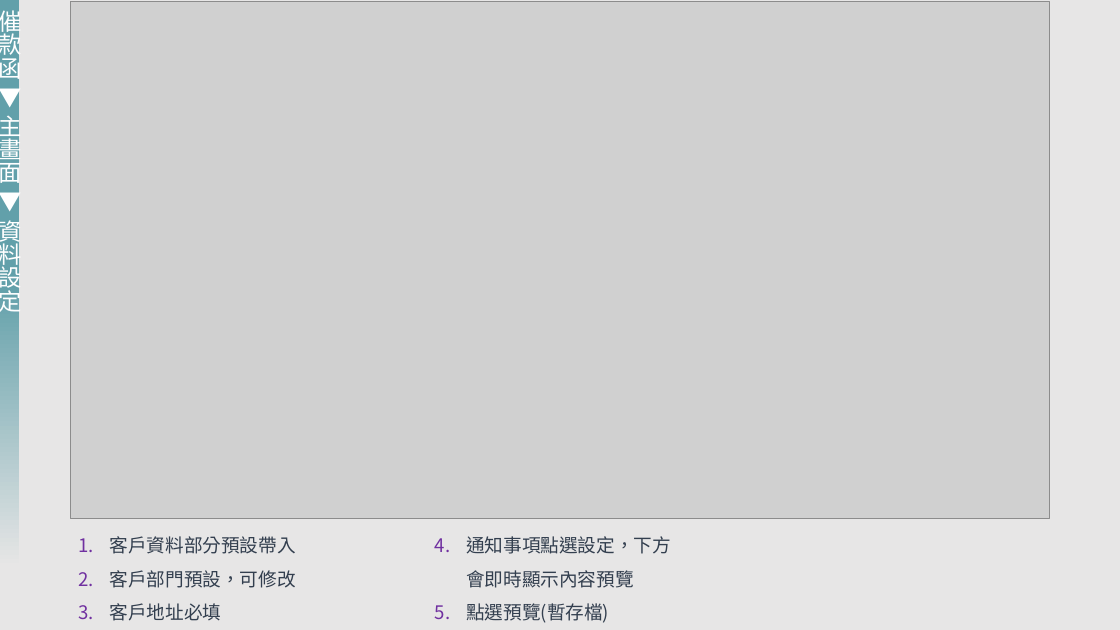
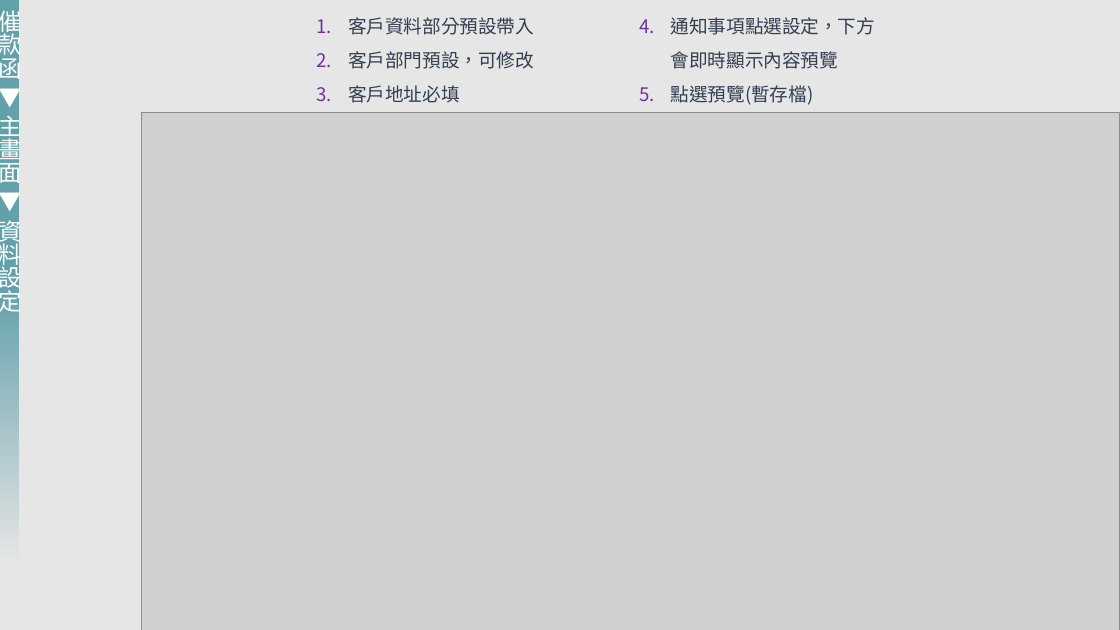
Before and after one commit to dpi627/SGS.LEGAL.DLS, a slide deck: slide 13 of Doc/系統文件/SD/UserManual/UserManual.pptx. Drawn at 1120x630 pixels with LibreOffice and Linux fonts; fonts in the diff are those of the drawing; grey boxes stand for pictures. Boxes give left, top, right and bottom in pixels: in the first picture for what was removed or moved away, otherwise in the second. Text is boxed around its words. In the diff, an @@ line names an element or a change of style, - is before the commit and + after.

```diff
--- a/Doc/系統文件/SD/UserManual/UserManual.pptx
+++ b/Doc/系統文件/SD/UserManual/UserManual.pptx
@@ text "客戶資料部分預設帶入": place and size @@
-text "客戶資料部分預設帶入" at [110,536,296,621]
+text "客戶資料部分預設帶入" at [348,17,534,103]
@@ text "通知事項點選設定，下方會即時顯示內容預覽": place and size @@
-text "通知事項點選設定，下方會即時顯示內容預覽" at [466,536,671,623]
+text "通知事項點選設定，下方會即時顯示內容預覽" at [671,17,876,105]
@@ picture: place and size @@
-picture at [71,2,1049,519]
+picture at [142,113,1120,630]
```
Also in this commit, not shown: 15 other slides changed, 1 other file.
